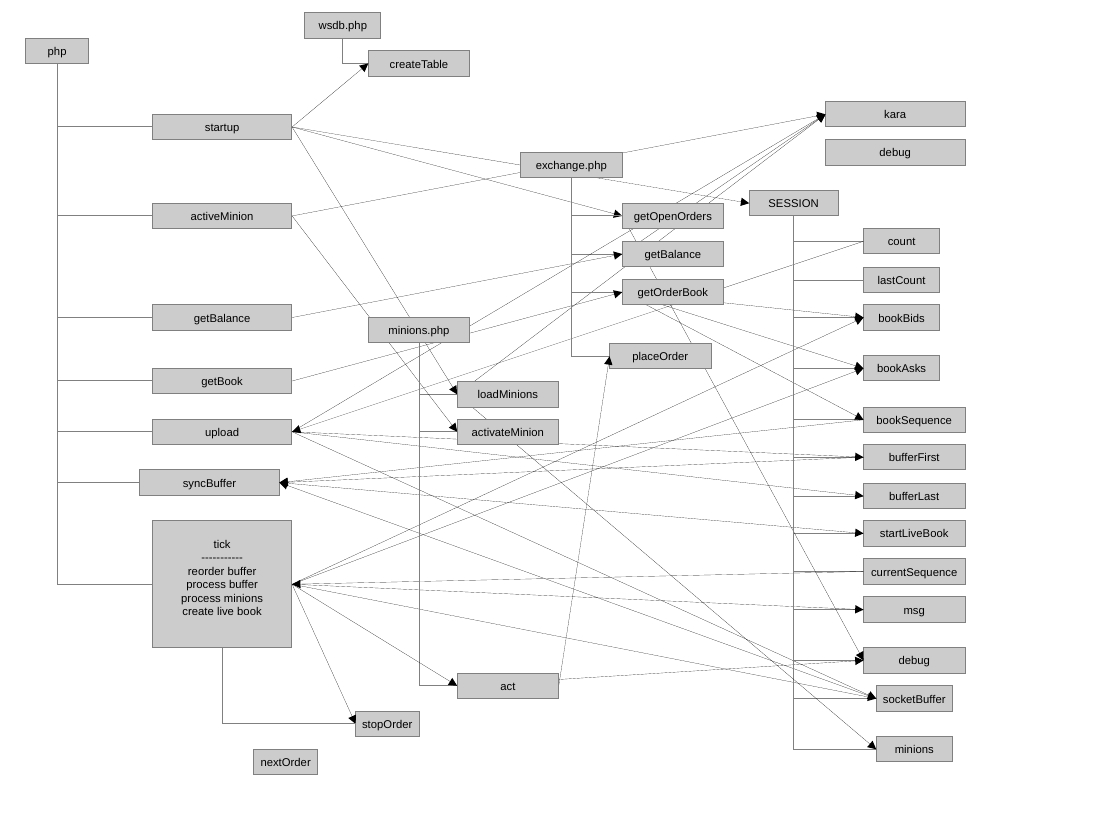
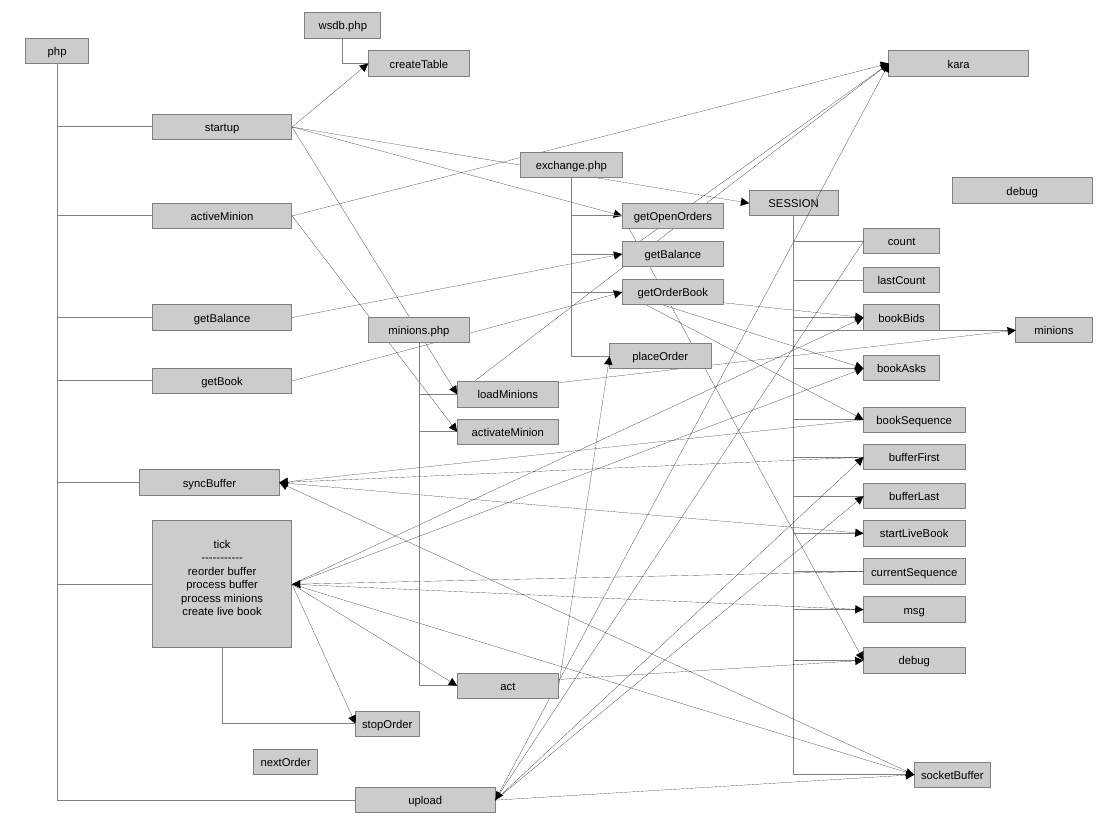
Before and after one commit to JamesLeB/Stout, a slide deck: slide 4 of Documents/Zek.odp. Drawn at 1120x840 pixels with LibreOffice and Linux fonts; fonts in the diff are those of the drawing. Boxes give left, top, right and bottom in pixels: in the first picture for what was removed or moved away, otherwise in the second. Text is boxed around its words. In the diff, an @@ line names an element or a change of style, - is before the commit and + after.

```diff
--- a/Documents/Zek.odp
+++ b/Documents/Zek.odp
@@ rectangle "kara": place and size @@
-rectangle "kara" at (826, 102, 966, 127)
+rectangle "kara" at (889, 51, 1029, 76)
@@ elbow line removed from (57, 63) to (152, 432) @@
@@ elbow line added from (57, 63) to (356, 801), #808080 0 pt @@
@@ arrow moved from (292, 216) - (826, 114) to (292, 216) - (889, 63) @@
@@ arrow moved from (457, 394) - (826, 114) to (457, 394) - (889, 63) @@
@@ arrow moved from (292, 432) - (826, 114) to (495, 801) - (889, 63) @@
@@ arrow moved from (622, 254) - (826, 114) to (622, 254) - (889, 63) @@
@@ rectangle "debug": place and size @@
-rectangle "debug" at (825, 139, 965, 165)
+rectangle "debug" at (953, 178, 1093, 203)
@@ elbow line moved from (794, 215) - (877, 750) to (794, 215) - (915, 774) @@
@@ elbow line removed from (794, 215) to (877, 699) @@
@@ elbow line added from (794, 215) to (1016, 330), #808080 0 pt @@
@@ arrow added from (864, 241) to (495, 801), #000000 0 pt @@
@@ rectangle "minions": place and size @@
-rectangle "minions" at (876, 737, 952, 762)
+rectangle "minions" at (1016, 317, 1093, 343)
@@ arrow moved from (864, 241) - (292, 432) to (457, 394) - (1016, 330) @@
@@ arrow removed from (292, 432) to (864, 457) @@
@@ arrow removed from (292, 432) to (864, 496) @@
@@ arrow moved from (457, 394) - (877, 750) to (495, 801) - (864, 457) @@
@@ arrow moved from (292, 584) - (877, 699) to (915, 775) - (279, 483) @@
@@ arrow moved from (292, 432) - (877, 699) to (495, 801) - (864, 496) @@
@@ arrow moved from (877, 699) - (279, 483) to (292, 584) - (915, 775) @@
@@ arrow added from (495, 801) to (915, 774), #000000 0 pt @@
@@ rectangle "socketBuffer": place and size @@
-rectangle "socketBuffer" at (876, 686, 952, 711)
+rectangle "socketBuffer" at (915, 762, 991, 788)
@@ rectangle "upload": place and size @@
-rectangle "upload" at (152, 419, 292, 444)
+rectangle "upload" at (356, 788, 495, 813)
```
Also in this commit, not shown: 2 other slides changed, 1 other file.
